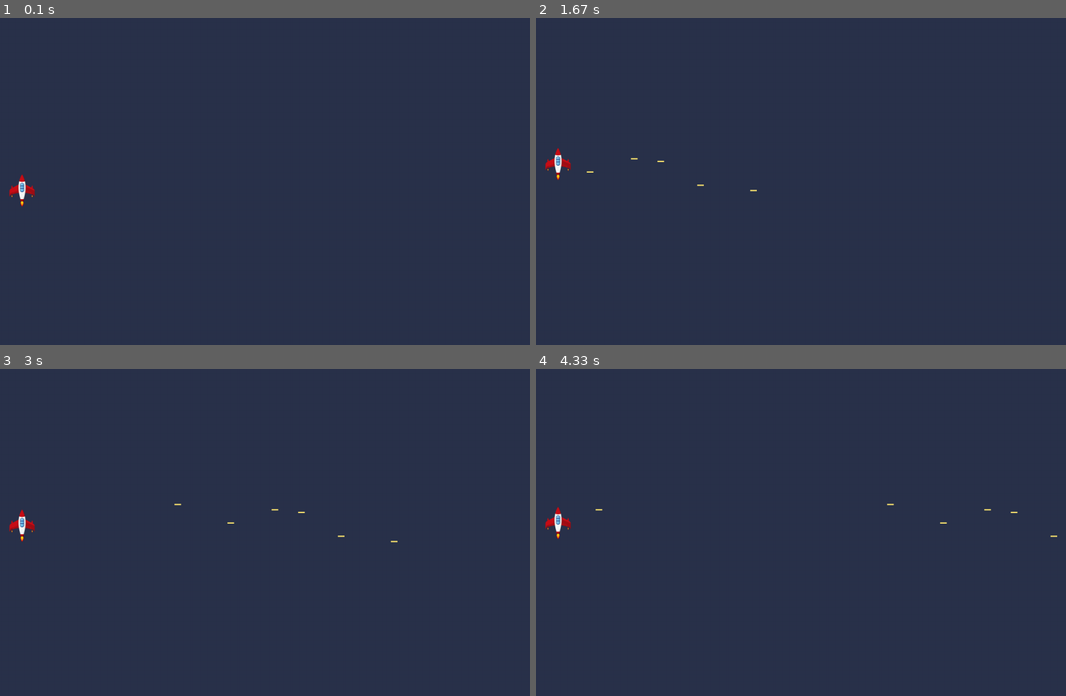
Above: before the commit, frames 1-4 (two rows, left to right).
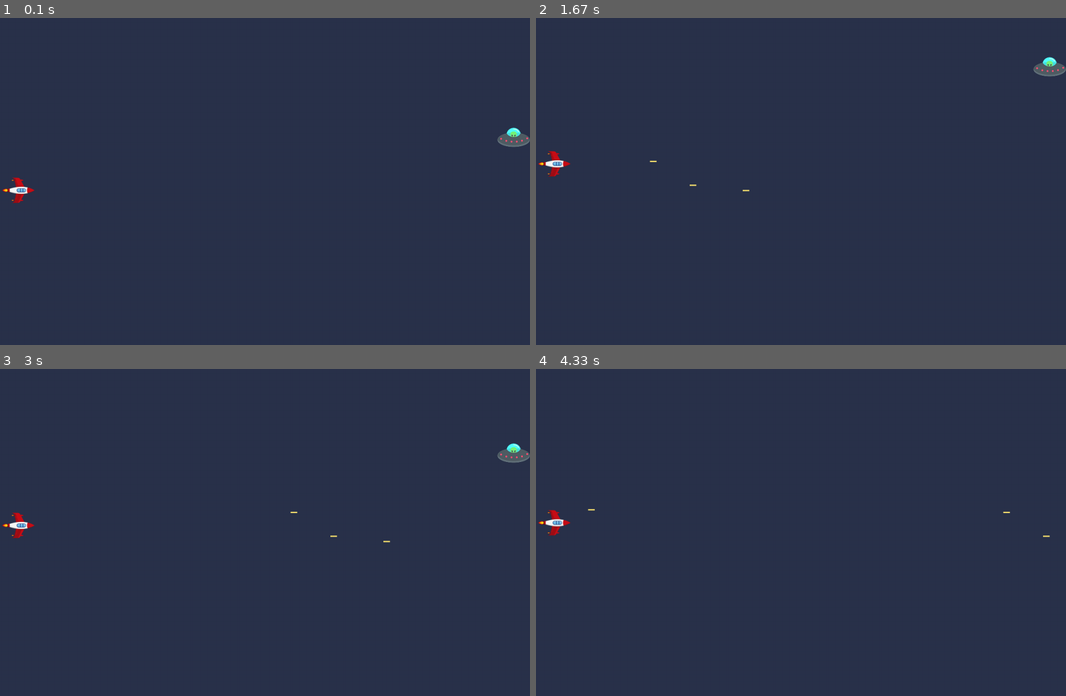
Above: after the commit, the same moments.

Repository: marseldev-bit/Projects
Game: pygame game, started from ex12.4/rocket.py
The game is run twice, just before and just after one commit, with the same random seed, the same clock (stepped at 60 frames per second) and the same inputs.
Inputs:
- Up to frame 1 (0.1 s): no input
- Up to frame 2 (1.67 s): tap Space at 0.33, 0.73, 1.03, 1.23, 1.57 s; hold Up 0.67-1.13 s; hold Down 1.17-1.47 s; hold Up from 1.5 s (still down)
- Up to frame 3 (3 s): release Up at 1.87 s; hold Down 1.9-2.27 s; tap Space at 1.97, 2.37, 2.7 s; hold Up 2.3-2.6 s; hold Down 2.63-2.93 s; hold Up from 2.97 s (still down)
- Up to frame 4 (4.33 s): tap Space at 3.03, 3.43, 3.83, 4.17 s; release Up at 3.33 s; hold Down 3.37-3.73 s; hold Up 3.77-4.07 s; hold Down from 4.1 s (still down)

The runs differ from the first frame. In frame 1, 0.5% of the frame differs, in the area x 0-100%, y 33-58%; in frame 2, 0.5%; in frame 3, 0.5%, in the area x 0-100%, y 22-54%; in frame 4, 0.3%.

Commit message:
To catch an alien

Diff:
--- /dev/null
+++ b/ex12.4/enemy.py
@@ -0,0 +1,29 @@
+import pygame
+
+
+class Enemy:
+    def __init__(self, game):
+        self.screen = game.screen
+        self.screenRect = self.screen.get_rect()
+        self.enemy = pygame.image.load('C:\\Users\\marse\\OneDrive\\Рабочий стол\\Projects\\SpaceWar\\images\\alien.bmp')
+        self.rect = self.enemy.get_rect()
+        self.rect.midright = self.screenRect.midright
+        self.direction = 'up'
+        self.speed = 20
+
+    def run(self):
+        if self.direction == 'up':
+            if self.rect.top <= 0:
+                self.direction = 'down'
+                self.rect.y += self.speed
+            else:
+                self.rect.y -= self.speed
+        elif self.direction == 'down':
+            if self.rect.bottom >= self.screenRect.bottom:
+                self.direction = 'up'
+                self.rect.y -= self.speed
+            else:
+                self.rect.y += self.speed
+
+    def showEnemy(self):
+        self.screen.blit(self.enemy, self.rect)
--- a/ex12.4/rocket.py
+++ b/ex12.4/rocket.py
@@ -1,6 +1,7 @@
 import pygame
 from rocketModel import Rocket
 from bullets import Bullet
+from enemy import Enemy
 import sys
 
 class RocketGame:
@@ -12,23 +13,32 @@
         self.bg = (42, 50, 75)
         self.clock = pygame.time.Clock()
 
+        self.enemy = Enemy(self)
         self.model = Rocket(self)
         self.bullets = pygame.sprite.Group()
-        self.maxBullets = 5
+        self.maxBullets = 2
 
         self.moveRight = False
         self.moveLeft = False
         self.moveUp = False
         self.moveDown = False
+        self.isEnemy = True
 
     def runGame(self):
         while True:
             self.check_event()
             self.updateBullet()
+            self.enemy.run()
             self.model.moveRocket()
-            self.updateScreen()
+            if not self.checkHit(): self.isEnemy = False
+            self.updateScreen(self.isEnemy)
             self.clock.tick(60)
 
+    def checkHit(self):
+        for bullet in self.bullets:
+            if pygame.sprite.collide_rect(bullet, self.enemy):
+                return False
+        return True
 
     def check_event(self):
         for event in pygame.event.get():
@@ -52,8 +62,9 @@
             newBullet = Bullet(self)
             self.bullets.add(newBullet)
 
-    def updateScreen(self):
+    def updateScreen(self, isEnemy):
         self.screen.fill(self.bg)
+        if isEnemy: self.enemy.showEnemy()
         for bullet in self.bullets:
             bullet.drawBullet()
         self.model.showModel()
--- a/ex12.4/rocketModel.py
+++ b/ex12.4/rocketModel.py
@@ -4,6 +4,7 @@
     def __init__(self, game):
         pygame.init()
         self.model = pygame.image.load("C:\\Users\\marse\\OneDrive\\Рабочий стол\\Projects\\SpaceWar\\images\\ship.bmp")
+        self.model = pygame.transform.rotate(self.model, 270)
         self.rect = self.model.get_rect()
         self.screenRect = game.screen.get_rect()
         self.speed = 3
